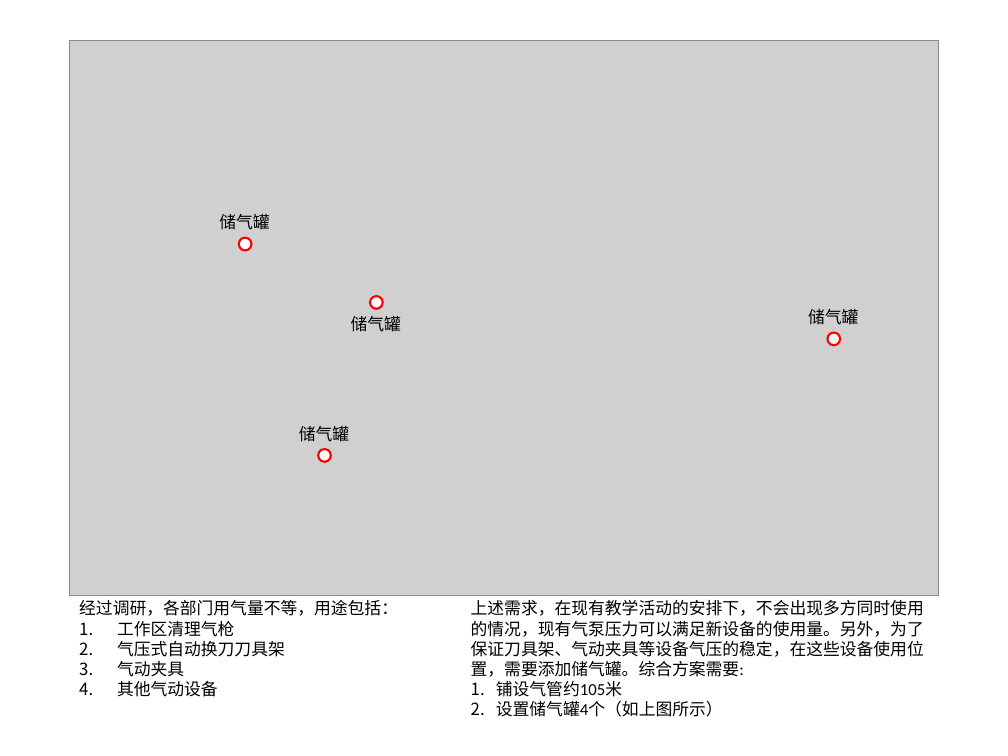
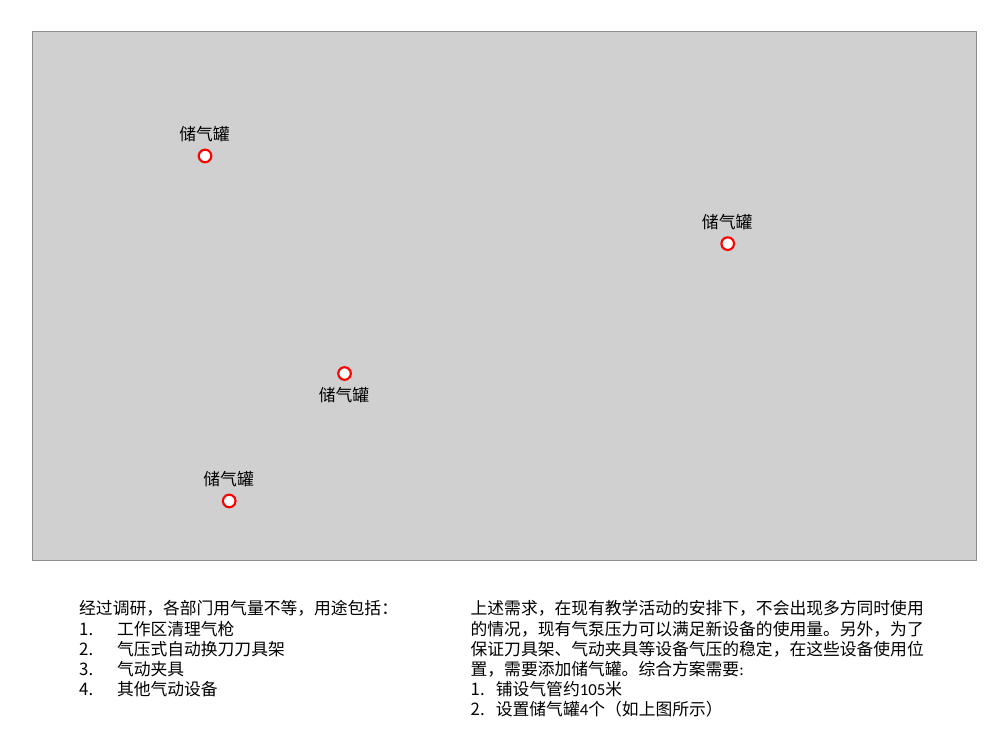
Before and after one commit to woodyme/i.center_my_workzone, a slide deck: slide 1 of 精雕实验室/新增高压气管线方案.pptx. Drawn at 1008x756 pixels with LibreOffice and Linux fonts; fonts in the diff are those of the drawing; grey boxes stand for pictures. Boxes give left, top, right and bottom in pixels: in the first picture for what was removed or moved away, otherwise in the second. Text is boxed around its words. In the diff, an @@ line names an element or a change of style, - is before the commit and + after.

```diff
--- a/精雕实验室/新增高压气管线方案.pptx
+++ b/精雕实验室/新增高压气管线方案.pptx
@@ picture: place and size @@
-picture at [70, 40, 938, 595]
+picture at [33, 31, 977, 560]
@@ text "储气罐": place and size @@
-text "储气罐" at [219, 214, 269, 230]
+text "储气罐" at [179, 126, 229, 142]
@@ ellipse: place and size @@
-ellipse at [239, 238, 252, 251]
+ellipse at [199, 149, 212, 162]
@@ text "储气罐": place and size @@
-text "储气罐" at [808, 309, 858, 325]
+text "储气罐" at [702, 214, 752, 230]
@@ ellipse: place and size @@
-ellipse at [828, 333, 841, 346]
+ellipse at [722, 237, 735, 250]
@@ text "储气罐": place and size @@
-text "储气罐" at [351, 316, 401, 332]
+text "储气罐" at [319, 387, 369, 403]
@@ ellipse: place and size @@
-ellipse at [370, 296, 383, 309]
+ellipse at [338, 367, 351, 380]
@@ text "储气罐": place and size @@
-text "储气罐" at [299, 426, 349, 442]
+text "储气罐" at [203, 471, 253, 487]
@@ ellipse: place and size @@
-ellipse at [319, 449, 332, 462]
+ellipse at [223, 495, 236, 508]
```
Also in this commit, not shown: 2 other files.
